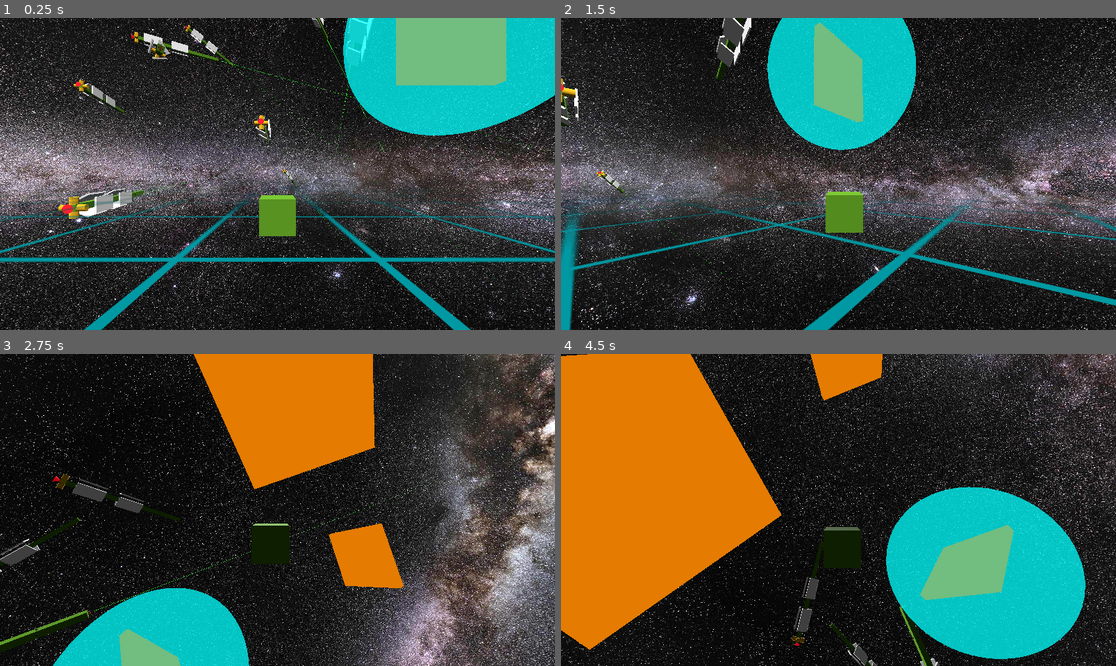
Above: before the commit, frames 1-4 (two rows, left to right).
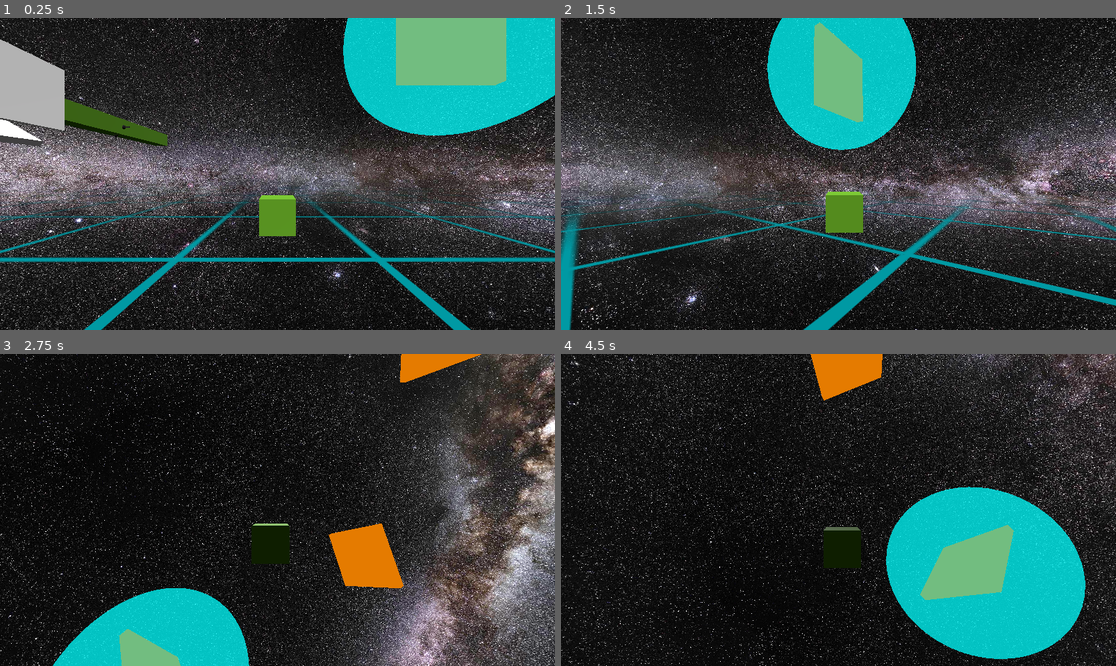
Above: after the commit, the same moments.

Repository: david-andrew/Aberration
Game: Godot game, scene res://world.tscn
The game is run twice, just before and just after one commit, with the same random seed, the same clock (stepped at 60 frames per second) and the same inputs.
Inputs:
- Up to frame 1 (0.25 s): no input
- Up to frame 2 (1.5 s): hold Right (right) 0.53-1.28 s; hold A (a) 0.53-1.28 s; tap D (d) at 0.8, 1.35 s; hold Down (down) from 1.28 s (still down)
- Up to frame 3 (2.75 s): tap E (e) at 1.55 s; release Down (down) at 2.03 s; hold Right (right) from 2.03 s (still down); hold E (e) from 2.03 s (still down); tap S (s) at 2.3 s
- Up to frame 4 (4.5 s): release Right (right) at 2.78 s; release E (e) at 2.78 s; hold Up (up) 2.78-3.53 s; tap S (s) at 2.85 s; tap W (w) at 3.05 s; hold W (w) 3.53-4.28 s; hold Left (left) from 3.53 s (still down); tap A (a) at 3.8, 4.35 s

The runs differ from the first frame. In frame 1, 6.1% of the frame differs, in the area x 0-99%, y 0-94%; in frame 2, 0.9%; in frame 3, 12%; in frame 4, 27%, in the area x 0-69%, y 0-100%.

Commit message:
fixed lasers shooting in both directions out of ships

Diff:
--- a/scenes/ThrustModule.gd
+++ b/scenes/ThrustModule.gd
@@ -15,7 +15,11 @@
 func point_towards(target:Vector3, strength:float=1.0):
 	if get_parent() != original_parent:
 		return
-	original_parent.look_at(target, Vector3.UP, true)
+	#DEBUG
+	var relative_diff = target - original_parent.global_position
+	if original_parent.visible:
+		print(relative_diff)
+	#original_parent.look_at(target, Vector3.UP)
 
 func translate_towards(target:Vector3, strength:float=1.0):
 	if get_parent() != original_parent:
--- a/scenes/large_ship.tscn
+++ b/scenes/large_ship.tscn
@@ -86,19 +86,19 @@
 contact_monitor = true
 
 [node name="LaserModule" parent="." instance=ExtResource("5_4k6wk")]
-transform = Transform3D(-1, 0, -8.74228e-08, 0, 1, 0, 8.74228e-08, 0, -1, 0, 0, -51)
+transform = Transform3D(-1, 0, -8.74228e-08, 0, 1, 0, 8.74228e-08, 0, -1, 0, 0, -50)
 
 [node name="LaserModule2" parent="." instance=ExtResource("5_4k6wk")]
-transform = Transform3D(-1, 0, -8.74228e-08, 0, 1, 0, 8.74228e-08, 0, -1, -1, 0, -51)
+transform = Transform3D(-1, 0, -8.74228e-08, 0, 1, 0, 8.74228e-08, 0, -1, -1, 0, -50)
 
 [node name="LaserModule3" parent="." instance=ExtResource("5_4k6wk")]
-transform = Transform3D(-1, 0, -8.74228e-08, 0, 1, 0, 8.74228e-08, 0, -1, 1, 0, -51)
+transform = Transform3D(-1, 0, -8.74228e-08, 0, 1, 0, 8.74228e-08, 0, -1, 1, 0, -50)
 
 [node name="LaserModule4" parent="." instance=ExtResource("5_4k6wk")]
-transform = Transform3D(-1, 0, -8.74228e-08, 0, 1, 0, 8.74228e-08, 0, -1, 0, 1, -51)
+transform = Transform3D(-1, 0, -8.74228e-08, 0, 1, 0, 8.74228e-08, 0, -1, 0, 1, -50)
 
 [node name="LaserModule5" parent="." instance=ExtResource("5_4k6wk")]
-transform = Transform3D(-1, 0, -8.74228e-08, 0, 1, 0, 8.74228e-08, 0, -1, 0, -1, -51)
+transform = Transform3D(-1, 0, -8.74228e-08, 0, 1, 0, 8.74228e-08, 0, -1, 0, -1, -50)
 
 [node name="CannonModule" parent="." instance=ExtResource("6_yv72x")]
 transform = Transform3D(-4.37114e-08, 0, -1, 0, 1, 0, 1, 0, -4.37114e-08, 2, 0, -29)
--- a/scenes/laser_module.tscn
+++ b/scenes/laser_module.tscn
@@ -80,7 +80,7 @@
 script = ExtResource("3_wjleh")
 
 [node name="MeshInstance3D" type="MeshInstance3D" parent="RayCast3D"]
-transform = Transform3D(1, 0, 0, 0, -4.37114e-08, -1, 0, 1, -4.37114e-08, 0, 0, 0)
+transform = Transform3D(-1, -8.74228e-08, 3.82137e-15, 0, -4.37114e-08, -1, 8.74228e-08, -1, 4.37114e-08, 0, 0, 0)
 mesh = SubResource("CylinderMesh_hodrj")
 surface_material_override/0 = SubResource("StandardMaterial3D_wb7l8")
 
--- a/scripts/ShipCore.gd
+++ b/scripts/ShipCore.gd
@@ -32,8 +32,8 @@
 
 	if not is_instance_valid(thrusters):
 		return
-	thrusters.translate_towards(player.global_position)
-	#thrusters.point_towards(player.global_position)
+	#thrusters.translate_towards(player.global_position)
+	thrusters.point_towards(player.global_position)
 	#thrusters.thrust_forward(1.0)
 	#apply_central_force(basis * Vector3.FORWARD * 1000)
 	pass
--- a/world.tscn
+++ b/world.tscn
@@ -51,73 +51,84 @@
 [node name="World" type="Node3D"]
 
 [node name="LargeShip" parent="." instance=ExtResource("1_h85ca")]
-transform = Transform3D(-0.761718, 0.451993, -0.464208, 0.25, 0.866025, 0.433013, 0.597734, 0.213782, -0.772665, -94.1532, 99.0077, -156)
+transform = Transform3D(1, 0, 0, 0, 1, 0, 0, 0, 1, -41.9304, 13.3459, -17.7345)
 
 [node name="TeamID" parent="LargeShip" instance=ExtResource("6_pbg1v")]
 team = 0
 
 [node name="LargeShip5" parent="." instance=ExtResource("1_h85ca")]
 transform = Transform3D(0.965926, 0, 0.258819, 0, 1, 0, -0.258819, 0, 0.965926, -231.153, 99.0077, -267)
+visible = false
 
 [node name="TeamID" parent="LargeShip5" instance=ExtResource("6_pbg1v")]
 team = 0
 
 [node name="LargeShip6" parent="." instance=ExtResource("1_h85ca")]
 transform = Transform3D(0.5, 0, -0.866025, 0, 1, 0, 0.866025, 0, 0.5, -131.153, 168.008, -267)
+visible = false
 
 [node name="TeamID" parent="LargeShip6" instance=ExtResource("6_pbg1v")]
 team = 0
 
 [node name="LargeShip7" parent="." instance=ExtResource("1_h85ca")]
 transform = Transform3D(0.433013, 0.5, -0.75, -0.25, 0.866025, 0.433013, 0.866025, 0, 0.5, -131.153, 251.685, -397.906)
+visible = false
 
 [node name="TeamID" parent="LargeShip7" instance=ExtResource("6_pbg1v")]
 team = 0
 
 [node name="LargeShip8" parent="." instance=ExtResource("1_h85ca")]
 transform = Transform3D(0.808013, 0.433013, -0.399519, -0.25, 0.866025, 0.433013, 0.533494, -0.25, 0.808013, 40.8468, -9.99228, -691.366)
+visible = false
 
 [node name="TeamID" parent="LargeShip8" instance=ExtResource("6_pbg1v")]
 team = 0
 
 [node name="LargeShip2" parent="." instance=ExtResource("1_h85ca")]
 transform = Transform3D(0.965926, 0, -0.258819, 0, 1, 0, 0.258819, 0, 0.965926, 61.8468, 99.0077, -156)
+visible = false
 
 [node name="TeamID" parent="LargeShip2" instance=ExtResource("6_pbg1v")]
 team = 0
 
 [node name="LargeShip9" parent="." instance=ExtResource("1_h85ca")]
 transform = Transform3D(0.866026, 0, -0.5, 0, 1, 0, 0.5, 0, 0.866026, 61.8468, 240.008, -309)
+visible = false
 
 [node name="TeamID" parent="LargeShip9" instance=ExtResource("6_pbg1v")]
 team = 0
 
 [node name="LargeShip10" parent="." instance=ExtResource("1_h85ca")]
 transform = Transform3D(-0.5, -3.08008e-09, -0.866025, 0.224144, 0.965926, -0.129409, 0.836516, -0.258819, -0.482963, 61.8468, 240.008, -28)
+visible = false
 
 [node name="TeamID" parent="LargeShip10" instance=ExtResource("6_pbg1v")]
 team = 0
 
 [node name="LargeShip11" parent="." instance=ExtResource("1_h85ca")]
 transform = Transform3D(-0.974444, 0.224144, -0.0147546, 0.224144, 0.965926, -0.129409, -0.0147546, -0.129409, -0.991481, 61.8468, 274.008, -125)
+visible = false
 
 [node name="TeamID" parent="LargeShip11" instance=ExtResource("6_pbg1v")]
 team = 0
 
 [node name="LargeShip12" parent="." instance=ExtResource("1_h85ca")]
 transform = Transform3D(-0.851271, 0.12941, -0.508519, 0.224144, 0.965926, -0.129409, 0.474444, -0.224144, -0.851271, 61.8468, 147.008, -125)
+visible = false
 
 [node name="TeamID" parent="LargeShip12" instance=ExtResource("6_pbg1v")]
 team = 0
 
 [node name="LargeShip3" parent="." instance=ExtResource("1_h85ca")]
 transform = Transform3D(0.965926, 0, 0.258819, 0, 1, 0, -0.258819, 0, 0.965926, -128.153, -17.9923, -156)
+visible = false
 
 [node name="TeamID" parent="LargeShip3" instance=ExtResource("6_pbg1v")]
 team = 0
 
 [node name="LargeShip4" parent="." instance=ExtResource("1_h85ca")]
 transform = Transform3D(1, 0, 0, 0, 1, 0, 0, 0, 1, -14.1532, 46.0077, -220.332)
+visible = false
 
 [node name="TeamID" parent="LargeShip4" instance=ExtResource("6_pbg1v")]
 team = 0
@@ -185,7 +196,7 @@
 node_b = NodePath("../Shield")
 
 [node name="NewTestObstacle3" parent="." instance=ExtResource("7_6bovt")]
-transform = Transform3D(1, 0, 0, 0, 0.547446, 0.836841, 0, -0.836841, 0.547446, -4.29016, 7.57625, 8.46046)
+transform = Transform3D(1, 0, 0, 0, 0.547446, 0.836841, 0, -0.836841, 0.547446, -4.29016, 7.57625, 33.9236)
 max_contacts_reported = 10
 contact_monitor = true
 
